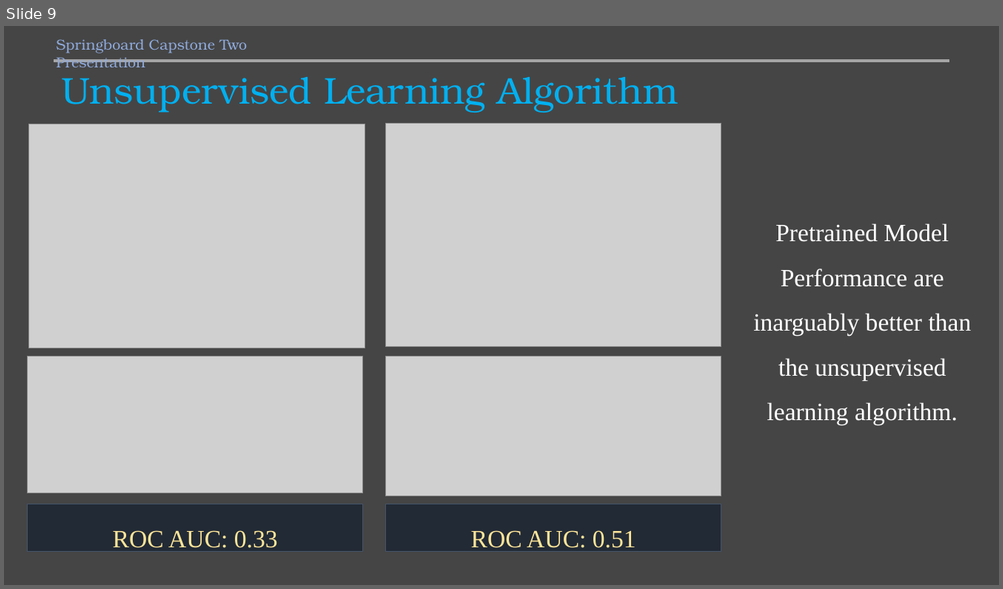
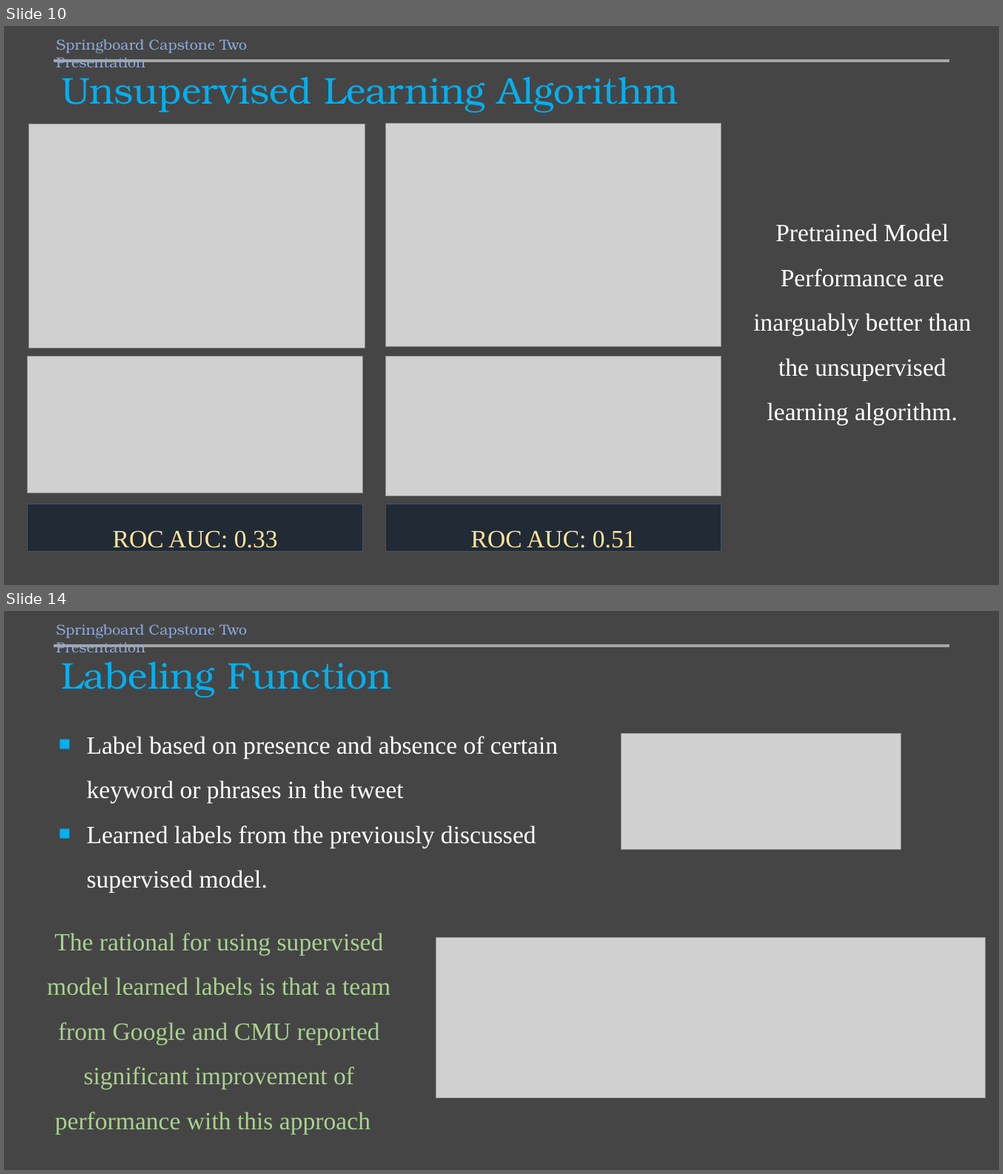
Before and after one commit to mamunm/sentiment_analysis, a slide deck: reports/sentiment_analysis.pptx. Shown one above the other, each under a label of ours: slide 9 before the commit, slides 10 and 14 after it; the slides between them are not shown. The pictures are 1003x589 and 1003x1174 pixels, drawn with LibreOffice and Linux fonts; fonts in the diff are those of the drawing; grey boxes stand for pictures. Boxes give left, top, right and bottom in pixels: in the first picture for what was removed or moved away, otherwise in the second. Text is boxed around its words. In the diff, an @@ line names an element or a change of style, - is before the commit and + after.

```diff
--- a/reports/sentiment_analysis.pptx
+++ b/reports/sentiment_analysis.pptx
@@ slide 14 added at (4, 611, 999, 1170), background #454545 @@
@@ text added at (56, 624, 247, 652), 14 pt, text #8FAADC @@
+Springboard Capstone Two Presentation
@@ line added from (54, 646) to (949, 646), #A5A5A5 3 pt @@
@@ title added at (61, 662, 392, 697), 36 pt, text #00B0F0 @@
+Labeling Function
@@ text added at (87, 736, 558, 893), 24 pt, text #FFFFFF @@
+■ Label based on presence and absence of certain keyword or phrases in the tweet
+■ Learned labels from the previously discussed supervised model.
@@ picture added at (620, 733, 900, 849) @@
@@ text added at (47, 933, 390, 1134), 24 pt, text #A9D18E @@
+The rational for using supervised model learned labels is that a team from Google and CMU reported significant improvement of performance with this approach
@@ picture added at (435, 938, 985, 1099) @@
@@ what was slide 9 is now slide 10 @@
```
Also in this commit, not shown: 1 slide changed, 9 other slides added, 3 slides removed, 16 other files.
